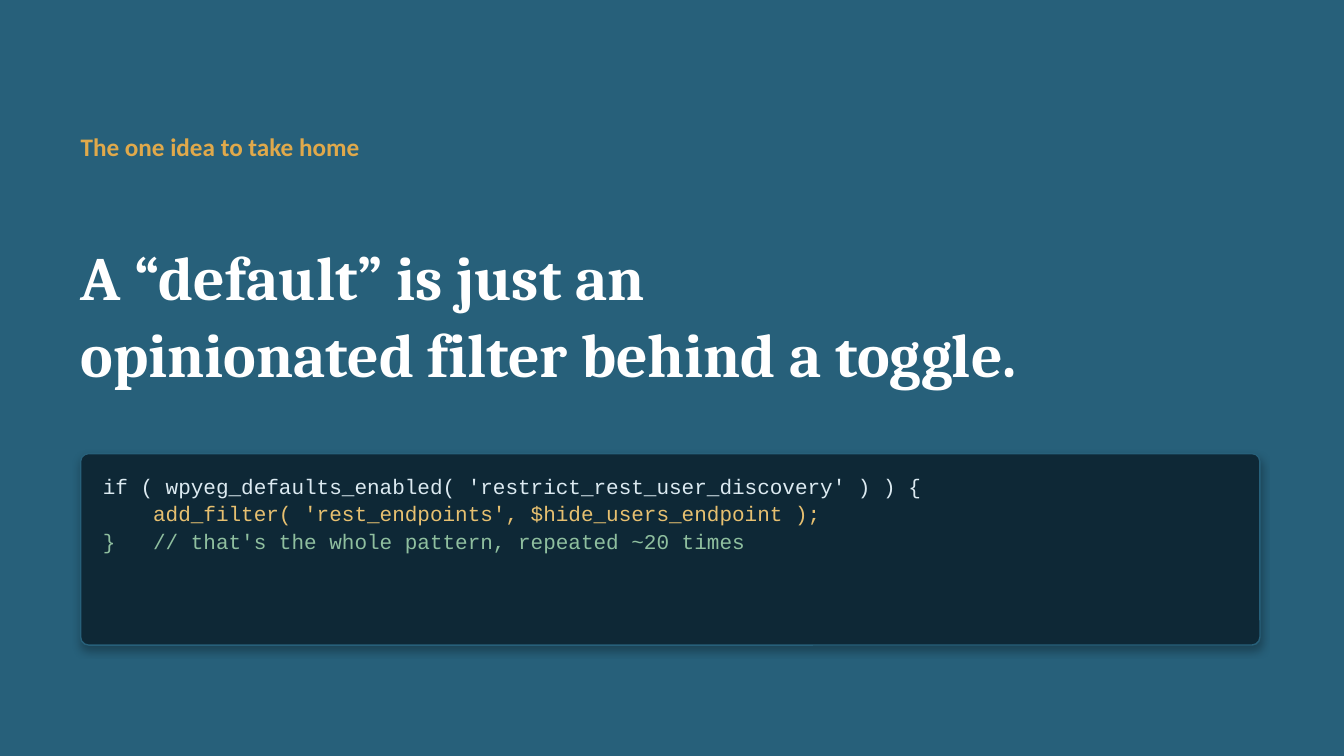
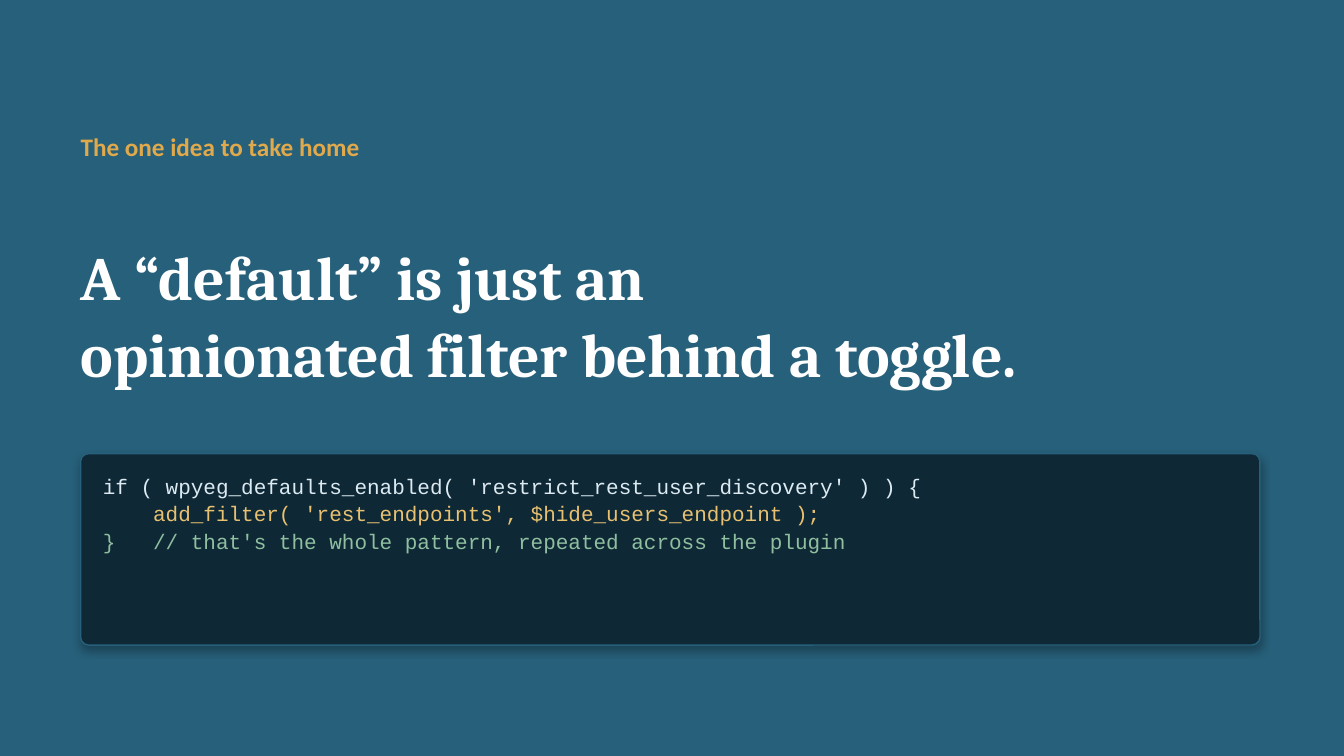
Before and after one commit to WPYEG/Better-by-Default, a slide deck: slide 3 of workshop/Better-by-Default.pptx. Drawn at 1344x756 pixels with LibreOffice and Linux fonts; fonts in the diff are those of the drawing. Boxes give left, top, right and bottom in pixels: in the first picture for what was removed or moved away, otherwise in the second. Text is boxed around its words. In the diff, an @@ line names an element or a change of style, - is before the commit and + after.

```diff
--- a/workshop/Better-by-Default.pptx
+++ b/workshop/Better-by-Default.pptx
@@ text at box(191, 534, 846, 554): text changed @@
-} // that's the whole pattern, repeated ~20 times
+} // that's the whole pattern, repeated across the plugin
```
Also in this commit, not shown: 3 other slides changed, 3 other files.
